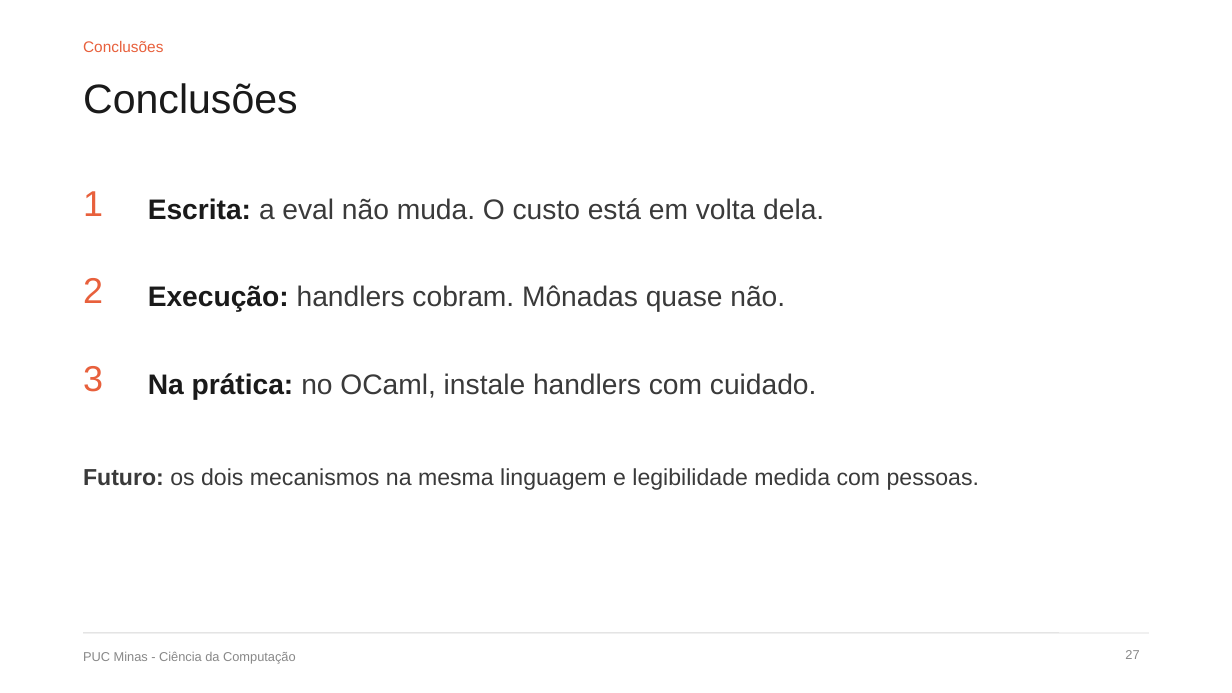
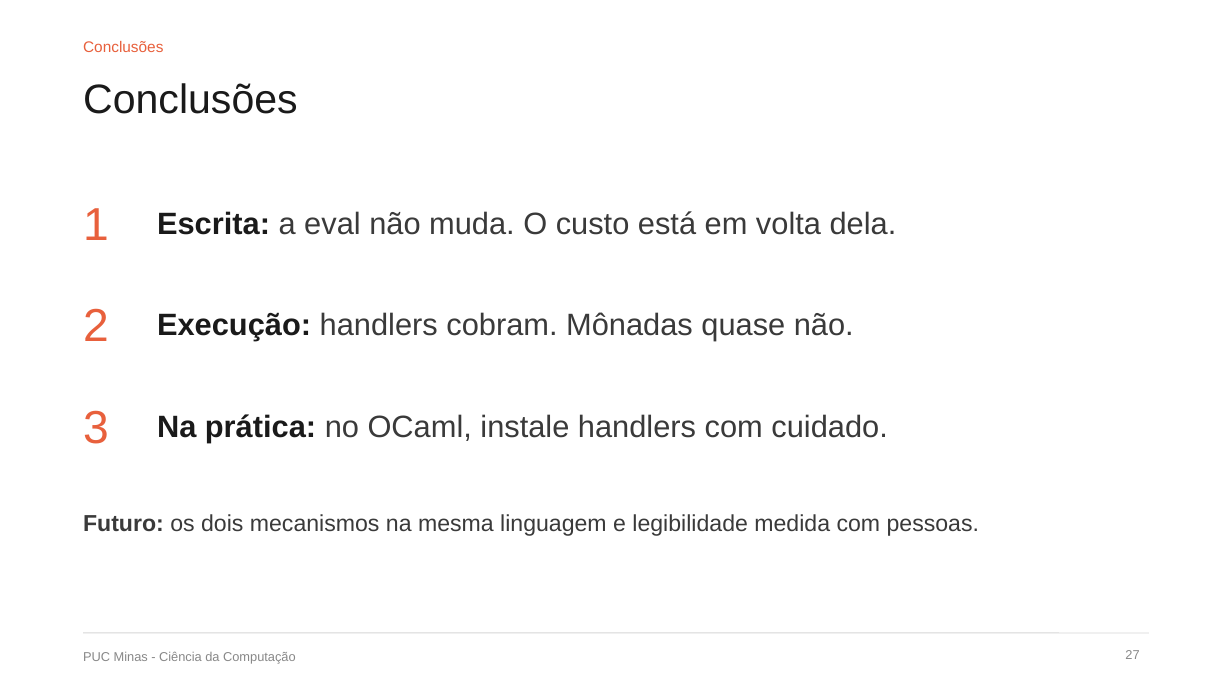
Before and after one commit to DiegoMarchioni/TCC, a slide deck: slide 27 of apresentacao/dissertacao/defesa.pptx. Drawn at 1232x693 pixels with LibreOffice and Linux fonts; fonts in the diff are those of the drawing. Boxes give left, top, right and bottom in pixels: in the first picture for what was removed or moved away, otherwise in the second. Text is boxed around its words. In the diff, an @@ line names an element or a change of style, - is before the commit and + after.

```diff
--- a/apresentacao/dissertacao/defesa.pptx
+++ b/apresentacao/dissertacao/defesa.pptx
@@ text "Escrita: a eval não muda. ...": place and size @@
-text "Escrita: a eval não muda. ..." at box(148, 198, 824, 220)
+text "Escrita: a eval não muda. ..." at box(157, 211, 897, 235)
@@ text "2": place and size @@
-text "2" at box(83, 278, 103, 303)
+text "2" at box(83, 308, 109, 341)
@@ text "Execução: handlers cobram. Mônadas quase ...": place and size @@
-text "Execução: handlers cobram. Mônadas quase ..." at box(148, 285, 785, 312)
+text "Execução: handlers cobram. Mônadas quase ..." at box(157, 312, 854, 341)
@@ size 28 to 36 pt; vertical alignment top to middle in 3 elements at box(83, 208, 109, 240), box(83, 308, 109, 341), box(83, 410, 109, 444) @@
@@ text "3": place and size @@
-text "3" at box(83, 366, 103, 392)
+text "3" at box(83, 410, 109, 444)
@@ size 22 to 24 pt in 3 elements at box(157, 211, 897, 235), box(157, 312, 854, 341), box(157, 414, 887, 442) @@
@@ text "Na prática: no OCaml, instale ...": place and size @@
-text "Na prática: no OCaml, instale ..." at box(148, 373, 816, 400)
+text "Na prática: no OCaml, instale ..." at box(157, 414, 887, 442)
@@ text "Futuro: os dois mecanismos na ...": place and size @@
-text "Futuro: os dois mecanismos na ..." at box(83, 468, 979, 490)
+text "Futuro: os dois mecanismos na ..." at box(83, 514, 979, 536)
```
Also in this commit, not shown: 10 other slides changed, 1 other file.
